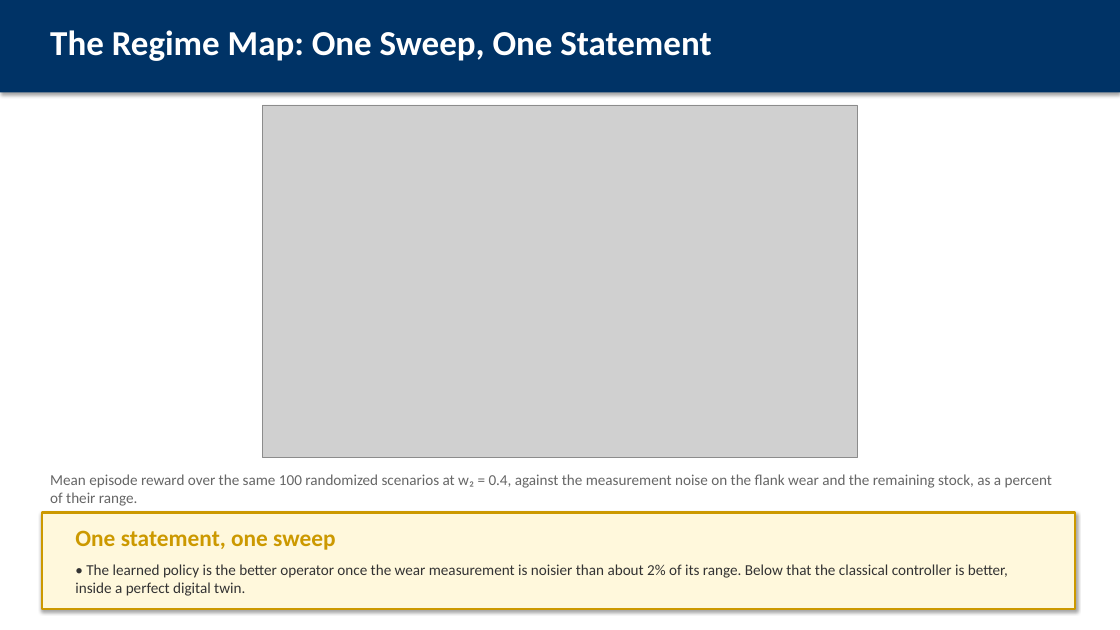
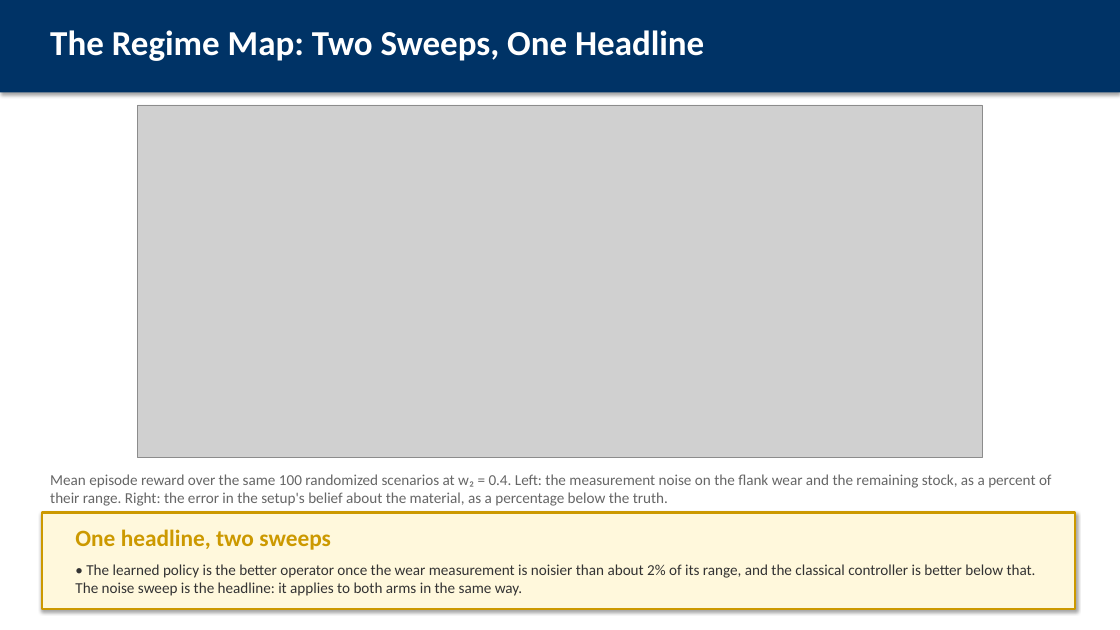
Before and after one commit to AbhinandIITM/AI-in-Mfg, a slide deck: slide 16 of report/presentation.pptx. Drawn at 1120x630 pixels with LibreOffice and Linux fonts; fonts in the diff are those of the drawing; grey boxes stand for pictures. Boxes give left, top, right and bottom in pixels: in the first picture for what was removed or moved away, otherwise in the second. Text is boxed around its words. In the diff, an @@ line names an element or a change of style, - is before the commit and + after.

Commit message:
docs: the model error sweep is supporting evidence in every document
The noise sweep stays the headline, because the noise is a property of the
instrumentation and applies to both arms in the same way, and the model
error sweep follows as the supporting evidence, with its table, its three
readings and the fairness decisions that make it a fair test: the same
belief to both arms, the error in the damaging direction, both arms the
general ones.

The report is 42 pages with 12 figures, the deck 38 frames with no
overflowing frame, the PowerPoint file 33 slides. The results index
describes the robustness figure as the six cases it now shows.

```diff
--- a/report/presentation.pptx
+++ b/report/presentation.pptx
@@ text at bbox=[50, 30, 704, 61]: text changed @@
-The Regime Map: One Sweep, One Statement
+The Regime Map: Two Sweeps, One Headline
@@ picture: place and size @@
-picture at bbox=[263, 105, 858, 458]
+picture at bbox=[138, 105, 982, 458]
@@ text at bbox=[50, 474, 1052, 506]: text changed @@
-Mean episode reward over the same 100 randomized scenarios at w₂ = 0.4, against the measurement noise on the flank wear and the remaining stock, as a percent of their range.
+Mean episode reward over the same 100 randomized scenarios at w₂ = 0.4. Left: the measurement noise on the flank wear and the remaining stock, as a percent of their range. Right: the error in the setup's belief about the material, as a percentage below the truth.
@@ text at bbox=[75, 529, 331, 550]: text changed @@
-One statement, one sweep
+One headline, two sweeps
@@ text at bbox=[75, 564, 1036, 596]: text changed @@
-• The learned policy is the better operator once the wear measurement is noisier than about 2% of its range. Below that the classical controller is better, inside a perfect digital twin.
+• The learned policy is the better operator once the wear measurement is noisier than about 2% of its range, and the classical controller is better below that. The noise sweep is the headline: it applies to both arms in the same way.
```
Also in this commit, not shown: 7 other slides changed, 1 slide added, 10 other files.
